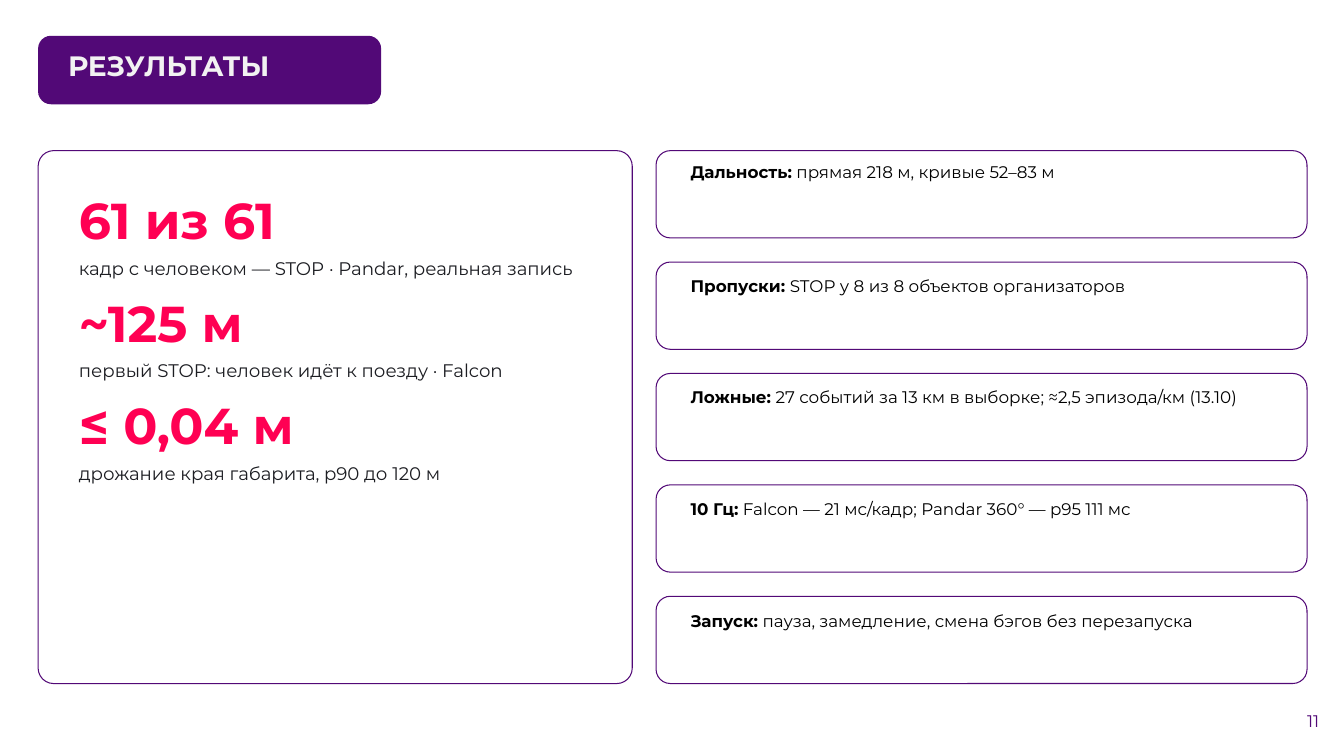
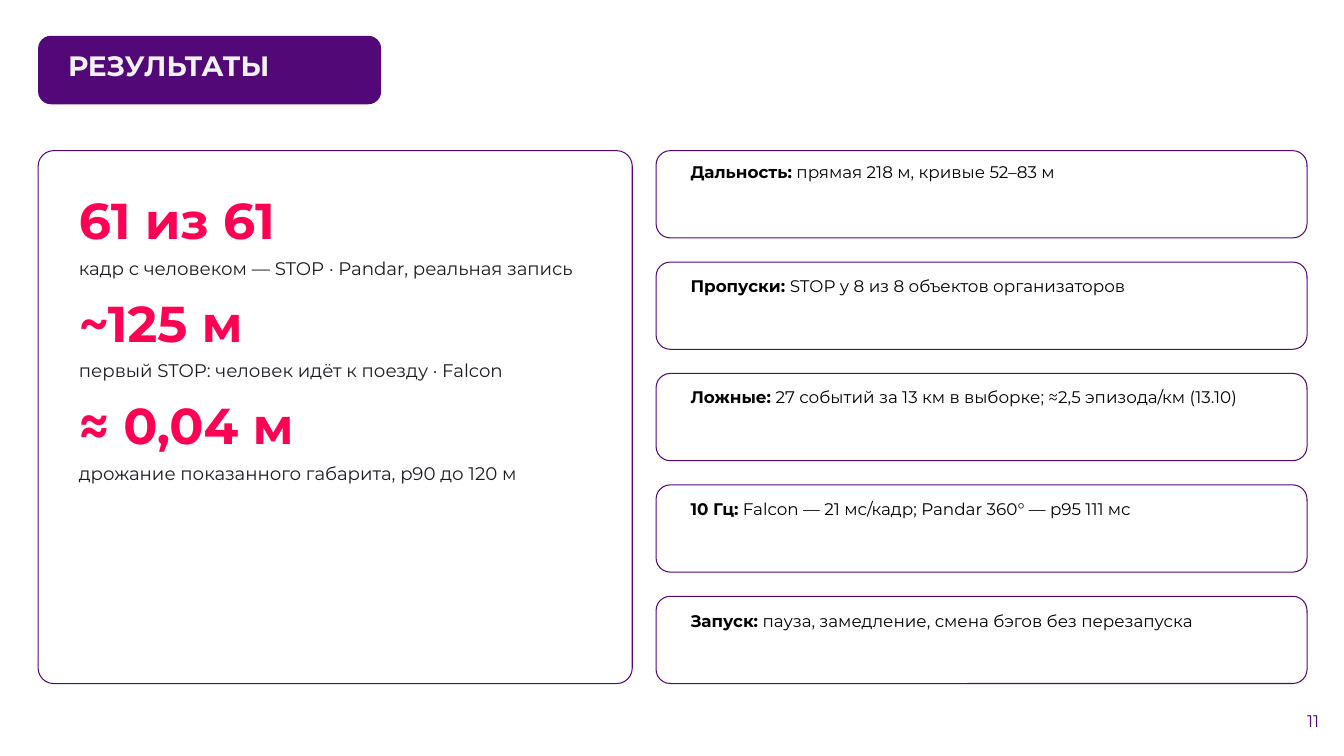
Before and after one commit to pmixay/ReSense, a slide deck: slide 11 of docs/presentation/ReSense_LCT2026.pptx. Drawn at 1344x756 pixels with LibreOffice and Linux fonts; fonts in the diff are those of the drawing; background and template pictures are left out. Boxes give left, top, right and bottom in pixels: in the first picture for what was removed or moved away, otherwise in the second. Text is boxed around its words. In the diff, an @@ line names an element or a change of style, - is before the commit and + after.

```diff
--- a/docs/presentation/ReSense_LCT2026.pptx
+++ b/docs/presentation/ReSense_LCT2026.pptx
@@ text at box(79, 408, 516, 484): text changed @@
-≤ 0,04 м
-дрожание края габарита, p90 до 120 м
+≈ 0,04 м
+дрожание показанного габарита, p90 до 120 м
```
Also in this commit, not shown: 1 other slide changed, 3 other files.
